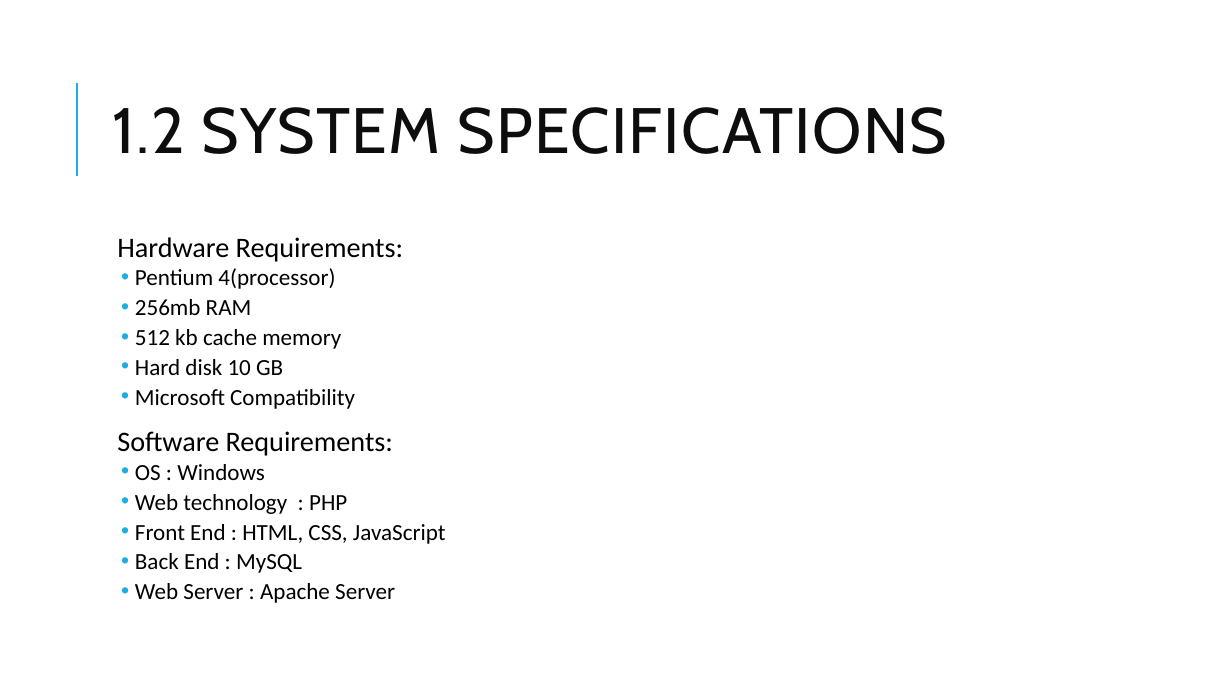
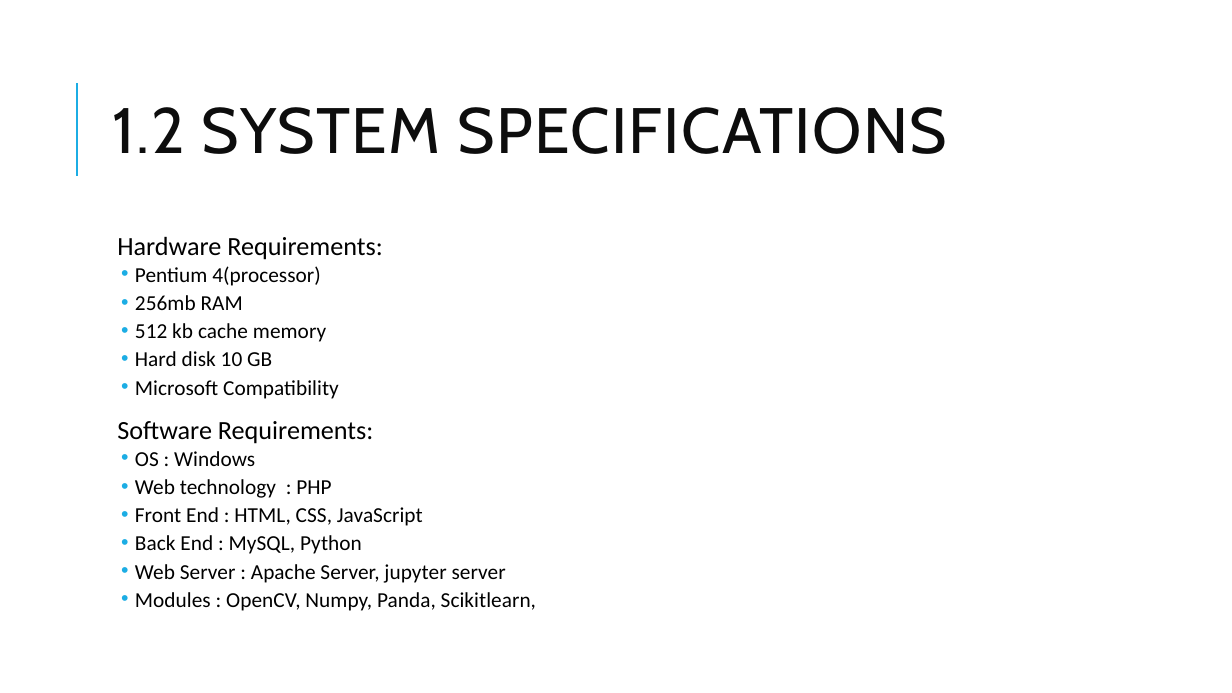
Before and after one commit to adarshdwivedi123/projectchecking, a slide deck: slide 5 of Project Presentation.pptx. Drawn at 1232x693 pixels with LibreOffice and Linux fonts; fonts in the diff are those of the drawing. Boxes give left, top, right and bottom in pixels: in the first picture for what was removed or moved away, otherwise in the second. Text is boxed around its words. In the diff, an @@ line names an element or a change of style, - is before the commit and + after.

```diff
--- a/Project Presentation.pptx
+++ b/Project Presentation.pptx
@@ text at [117, 236, 423, 526]: size 22 to 20.4 pt in "Hardware Requirements:", "Software Requirements:"; size 18 to 16.6 pt in "Pentium 4(processor)", "256mb RAM", "512 kb cache memory", "Hard disk 10 GB" and 4 more places @@
@@ text at [135, 535, 536, 611]: text changed; size 18 to 16.6 pt @@
-  • Back End : MySQL
-  • Web Server : Apache Server
+  • Back End : MySQL, Python
+  • Web Server : Apache Server, jupyter server
+  • Modules : OpenCV, Numpy, Panda, Scikitlearn,
```
Also in this commit, not shown: 12 slides added, 1 other file.
